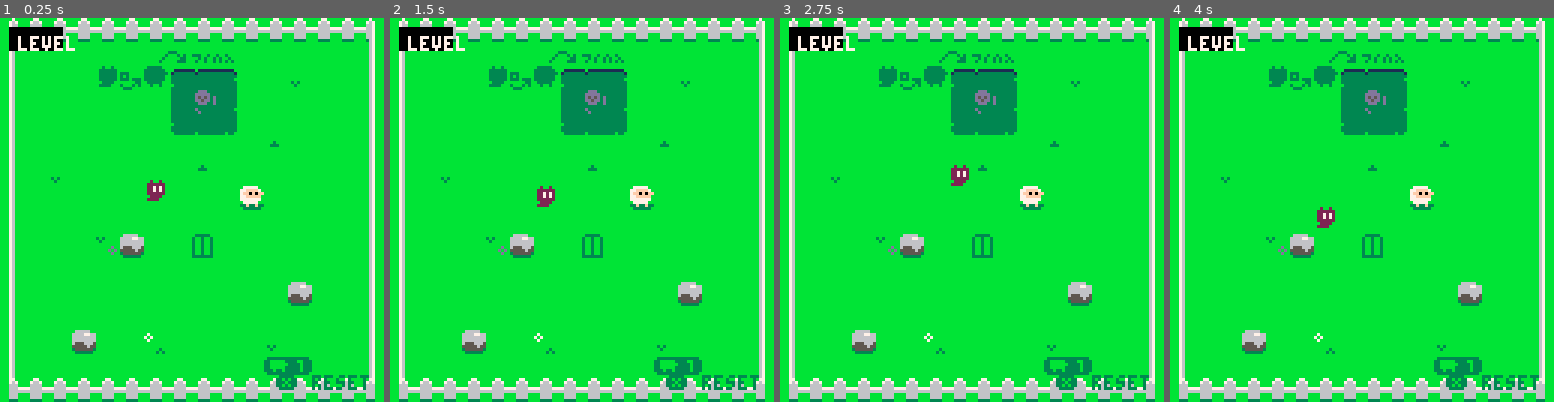
Above: before the commit, frames 1-4 (left to right).
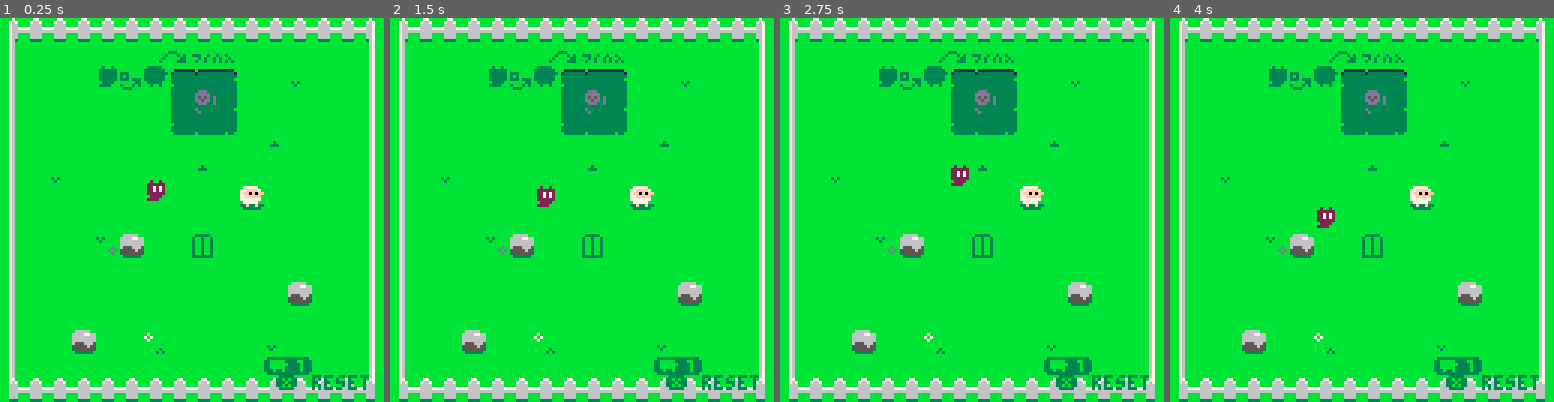
Above: after the commit, the same moments.

Repository: ethanmuller/gmtk-2020-jam
Game: PICO-8 cartridge ooc.p8
Two runs of this game, one before a commit and one after it. Both use one fixed random seed, a clock stepped at 60 frames per second and the inputs below.
Inputs:
- Up to frame 1 (0.25 s): no input
- Up to frame 2 (1.5 s): tap X (X key) at 0.33, 1.07 s; tap O (Z key) at 0.7 s
- Up to frame 3 (2.75 s): hold Right 1.6-2.1 s; tap O (Z key) at 1.7, 2.1, 2.5 s; tap X (X key) at 1.85 s; hold Up 2.15-2.42 s; hold Right from 2.47 s (still down)
- Up to frame 4 (4 s): tap O (Z key) at 2.9, 3.3, 3.7 s; tap X (X key) at 2.97 s; release Right at 3.03 s; hold Left 3.08-3.58 s; hold Down 3.63-3.97 s

The runs differ from the first frame. In frame 1, 0.9% of the frame differs, in the area x 2-20%, y 2-9%; in frame 2, 0.9%; in frame 3, 0.9%; in frame 4, 0.9%.

Commit message:
Delete on-screen title

Diff:
--- a/ooc.p8
+++ b/ooc.p8
@@ -569,12 +569,6 @@
     print("\142 possess", 4, 119)
   end
   print("❎ reset", 92, 119)
-
-  color(0)
-  rectfill(3,3,20,10)
-
-  color(7)
-  print("level", 6, 6)
 
 
   if dbg then
